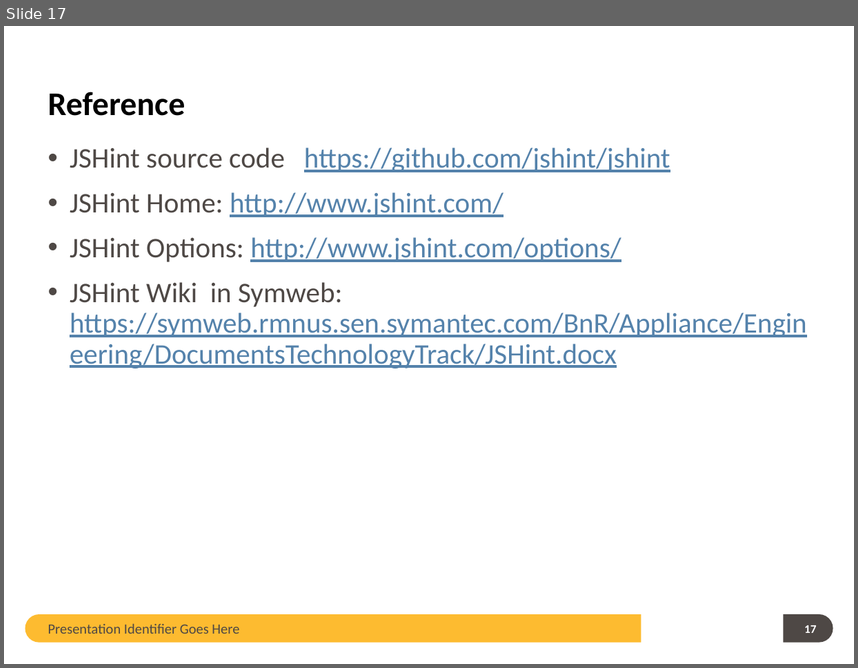
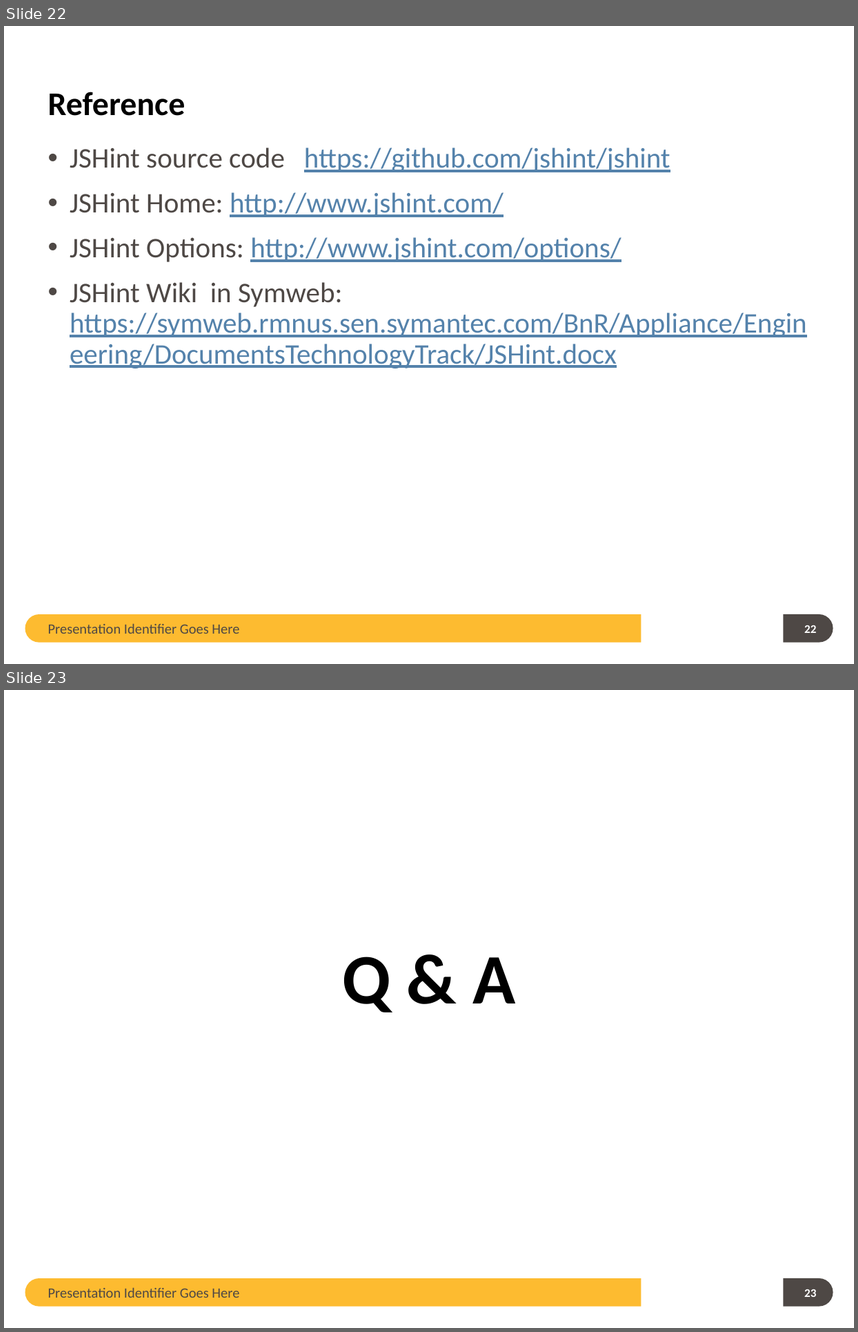
Before and after one commit to guangweiqiao/EIMS, a slide deck: EIMS/doc/JSHint TOI.pptx. Shown one above the other, each under a label of ours: slide 17 before the commit, slides 22 and 23 after it. The pictures are 858x668 and 858x1332 pixels, drawn with LibreOffice and Linux fonts; fonts in the diff are those of the drawing; background and template pictures are left out. Boxes give left, top, right and bottom in pixels: in the first picture for what was removed or moved away, otherwise in the second. Text is boxed around its words. In the diff, an @@ line names an element or a change of style, - is before the commit and + after.

```diff
--- a/EIMS/doc/JSHint TOI.pptx
+++ b/EIMS/doc/JSHint TOI.pptx
@@ slide 23 added at box(4, 690, 854, 1328), background #FFFFFF; not listed: 2 template elements that a slide beside it also shows @@
@@ title added at box(342, 956, 515, 1012), 60 pt, text #000000, bold @@
+Q & A
@@ text added at box(48, 1287, 239, 1297), 12 pt, text #4E4845 @@
+Presentation Identifier Goes Here
@@ page number added at box(804, 1289, 816, 1297), 10 pt, text #FFFFFF, bold @@
+23
@@ what was slide 17 is now slide 22 @@
@@ page number at box(804, 625, 816, 633): text changed @@
-17
+22
```
Also in this commit, not shown: 1 slide changed, 5 other slides added.
